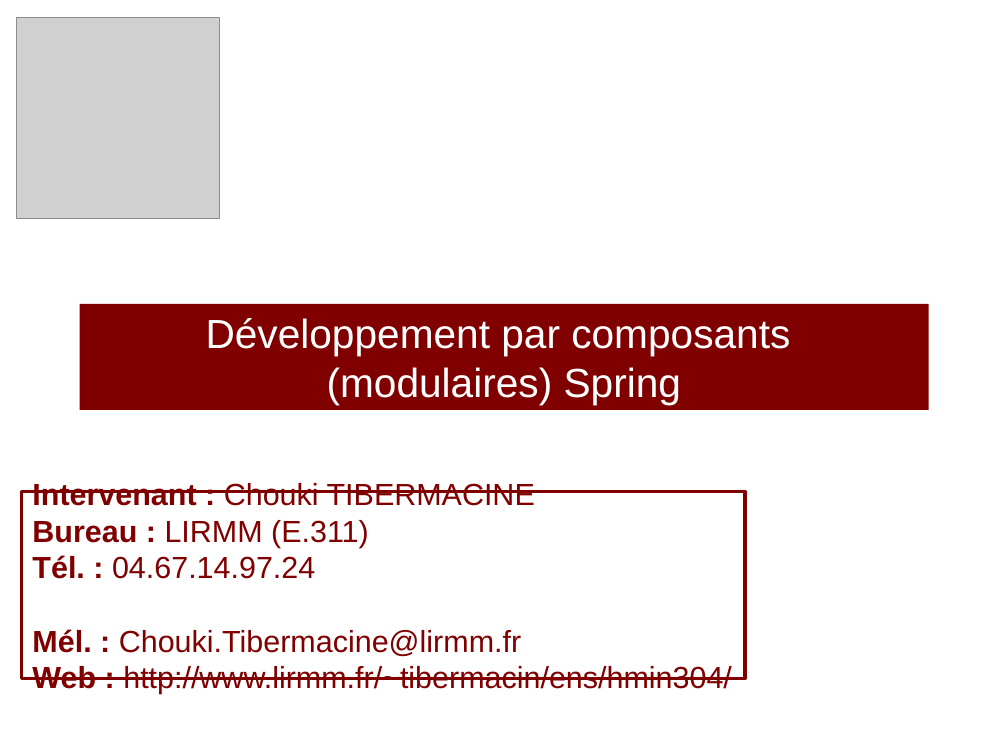
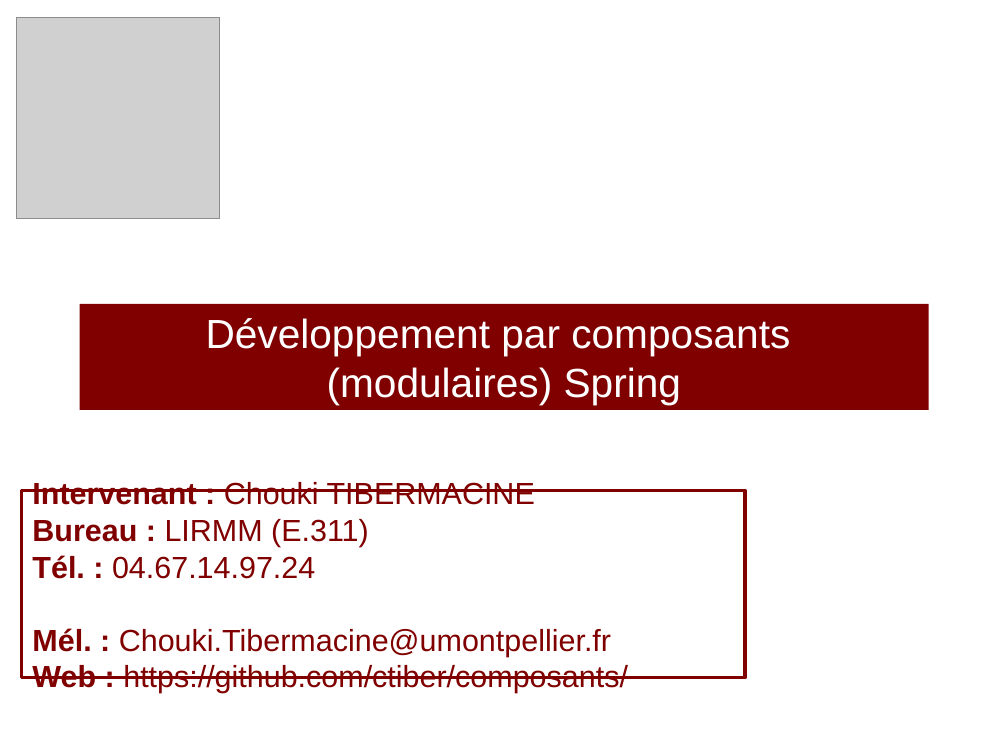
Before and after one commit to ctiber/composants, a slide deck: slide 1 of cours/cours2.odp. Drawn at 1008x756 pixels with LibreOffice and Linux fonts; fonts in the diff are those of the drawing; grey boxes stand for pictures. Boxes give left, top, right and bottom in pixels: in the first picture for what was removed or moved away, otherwise in the second. Text is boxed around its words. In the diff, an @@ line names an element or a change of style, - is before the commit and + after.

```diff
--- a/cours/cours2.odp
+++ b/cours/cours2.odp
@@ text in rectangle at [32,628,628,693]: text changed @@
-Mél. : Chouki.Tibermacine@lirmm.fr
-Web : http://www.lirmm.fr/~tibermacin/ens/hmin304/
+Mél. : Chouki.Tibermacine@umontpellier.fr
+Web : https://github.com/ctiber/composants/
```
Also in this commit, not shown: 6 other slides changed, 1 other file.
